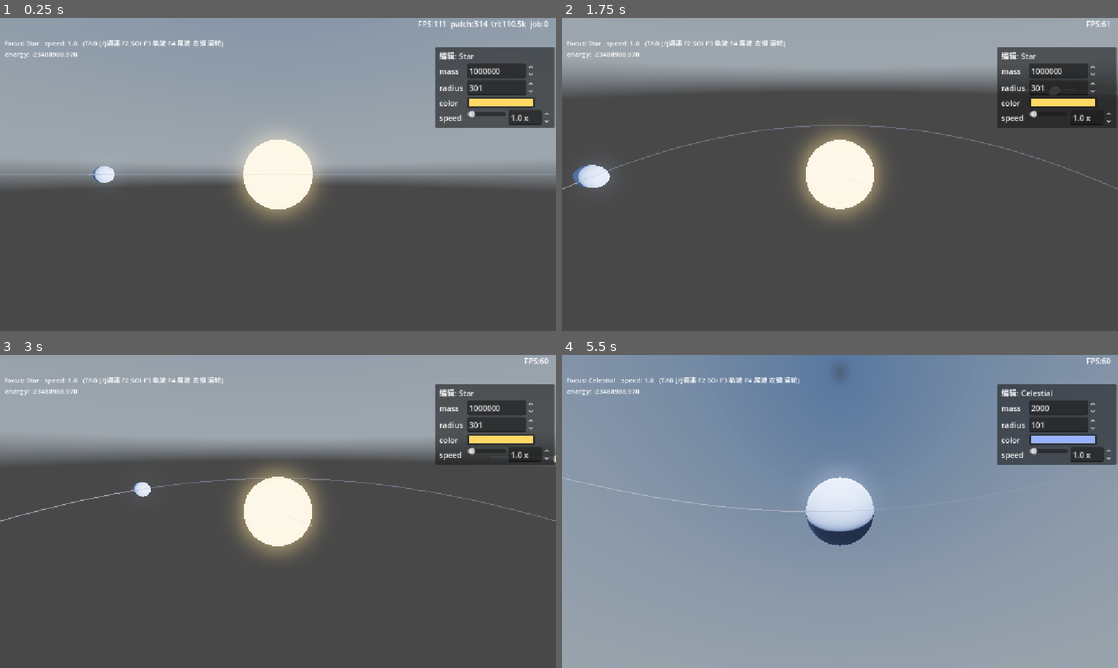
Above: before the commit, frames 1-4 (two rows, left to right).
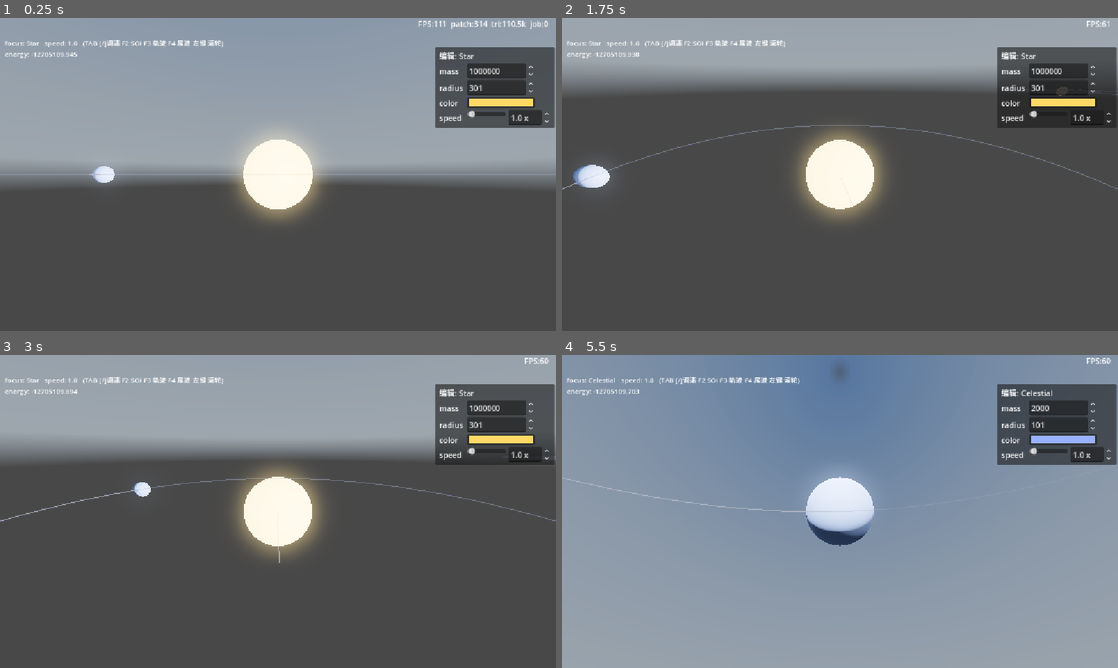
Above: after the commit, the same moments.

Repository: xiaobaibaix/stellar_era_godot
Game: Godot game, scene res://scenes/main.tscn
Two runs of this game, one before a commit and one after it. Both use one fixed random seed, a clock stepped at 60 frames per second and the inputs below. A sky picture missing from this copy of the repository is replaced by a grey-blue gradient.
Inputs (mouse positions are in pixels of both pictures, inside the frame that each line leads up to):
- Up to frame 1 (0.25 s): no input
- Up to frame 2 (1.75 s): tap Enter at 0.5 s; move the mouse to (962, 158) at 0.52 s; hold D 0.53-1.25 s; hold Q 0.53-1.25 s; click (962, 158) at 0.67 s; tap Space at 0.77 s; drag from (728, 190) to (812, 237) at 1.27 s
- Up to frame 3 (3 s): move the mouse to (333, 442) at 2.02 s; hold D 2.03-2.75 s; tap Shift at 2.1 s; drag from (250, 574) to (111, 464) at 2.77 s
- Up to frame 4 (5.5 s): move the mouse to (1006, 558) at 3.52 s; hold A 3.53-4.25 s; tap Enter at 3.6 s; tap Space at 3.77 s; drag from (673, 464) to (756, 433) at 4.27 s; move the mouse to (867, 511) at 5.02 s; hold S from 5.03 s (still down); tap Tab at 5.1 s; click (867, 511) at 5.17 s

The runs differ from the first frame. In frame 1, less than 0.1% of the frame differs, in the area x 5-19%, y 10-53%; in frame 2, less than 0.1%; in frame 3, less than 0.1%; in frame 4, 0.2%, in the area x 5-57%, y 10-58%.

Commit message:
修复：添加设计文档

Diff:
--- a/celestial_system.gd
+++ b/celestial_system.gd
@@ -844,11 +844,11 @@
 	var parent: CelestialSystem = sys.parent_system
 	if parent == null:
 		return false   # 顶层不往上抛
-	# 父是顶层群(无 dominant) → sys 是群里的平等恒星系, 其子天体/子系统作为封闭单元跟随,
-	# 不逃逸到群层(与 _collect_initial_moves 一致)。群成员 Hill 基于到群质心, 小于恒星间 Hill,
-	# 用它判逃逸会把正常行星系误判逃逸。分层近似下群内恒星系不受伴星引力 → 不会自然逃逸。
-	if parent.dominant == null:
-		return false
+	# 不对"父是群(无 dominant)"硬 return false: 行星会因自身轨道飞到兄弟恒星 SOI(不需伴星引力拉),
+	# 此时 η(=tidal_伴星/g_主星) >OUT → 正确上抛到群 → _capture_descend 从群下钻捕获到兄弟恒星系。
+	# 旧版在此硬 return false 阻断了跨恒星系捕获(行星飞进另一恒星 SOI 却不被接管 = 用户报告的 bug)。
+	# 安全性: 双星互吞由 _resolve_desired_owner_sub 的 A 守卫拦(子系统级, 不走本函数);
+	# 初始化拉出由 _collect_initial_moves 单独拦; 正常绕行行星 η~0.003 << OUT(1.1) 不会误判逃逸。
 	var hill: float = sys._hill_radius
 	if is_nan(hill) or hill <= 0.0:
 		return false
--- a/scenes/main.tscn
+++ b/scenes/main.tscn
@@ -193,3 +193,25 @@
 radius = 60.0
 color = Color(0.9, 0.5, 0.3, 1)
 is_dominant = true
+
+[node name="CelestialSystem2" parent="CelestialSystem" unique_id=30553615 instance=ExtResource("8_tipki")]
+transform = Transform3D(1, 0, 0, 0, 1, 0, 0, 0, 1, -14179.557, 0, 14741.523)
+
+[node name="OmniLight3D" type="OmniLight3D" parent="CelestialSystem/CelestialSystem2" unique_id=83245356]
+light_energy = 3.0
+omni_range = 20000.0
+omni_attenuation = -0.1
+
+[node name="Star" parent="CelestialSystem/CelestialSystem2" unique_id=1575210087 instance=ExtResource("9_cel")]
+mass = 1000000.0
+radius = 300.0
+type = "star"
+color = Color(1, 0.85, 0.4, 1)
+is_dominant = true
+
+[node name="CelestialSystem" parent="CelestialSystem/CelestialSystem2" unique_id=1040257367 instance=ExtResource("8_tipki")]
+transform = Transform3D(1, 0, 0, 0, 1, 0, 0, 0, 1, -2088.998, 0, -462.1526)
+
+[node name="Celestial" parent="CelestialSystem/CelestialSystem2/CelestialSystem" unique_id=1313456684 instance=ExtResource("9_cel")]
+mass = 2000.0
+radius = 100.0
Not shown, added: docs/soi-capture-handoff-design.md
